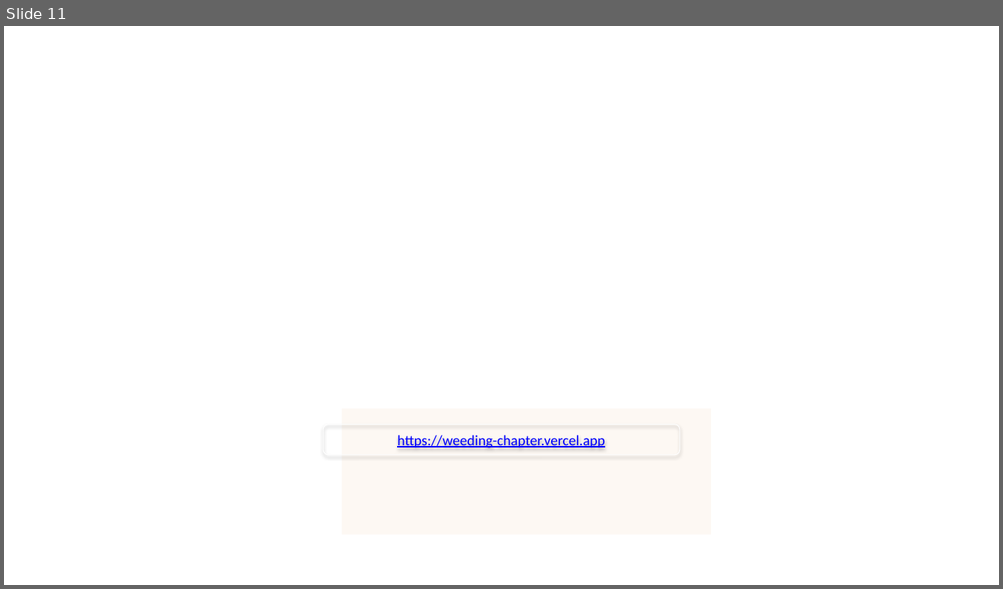
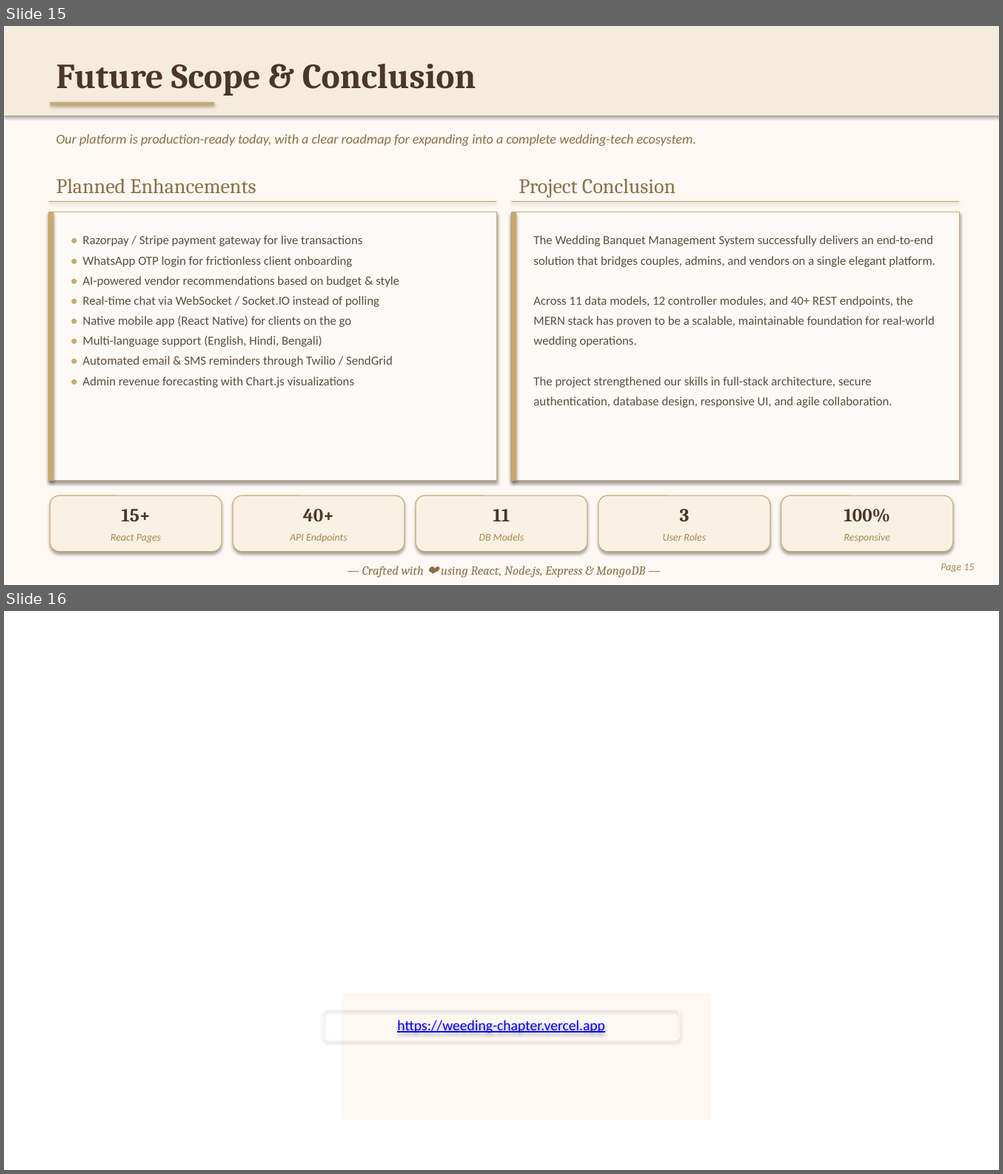
Before and after one commit to sagniksaha279/Weeding-Booking-Portal, a slide deck: presentation/Weeding-Chapter.pptx. Shown one above the other, each under a label of ours: slide 11 before the commit, slides 15 and 16 after it. The pictures are 1003x589 and 1003x1174 pixels, drawn with LibreOffice and Linux fonts; fonts in the diff are those of the drawing; background and template pictures are left out. Boxes give left, top, right and bottom in pixels: in the first picture for what was removed or moved away, otherwise in the second. Text is boxed around its words. In the diff, an @@ line names an element or a change of style, - is before the commit and + after.

```diff
--- a/presentation/Weeding-Chapter.pptx
+++ b/presentation/Weeding-Chapter.pptx
@@ slide 15 added at (4, 26, 999, 585), background #FFFFFF @@
@@ rectangle added at (4, 26, 999, 585), fill #FDF8F3 @@
@@ rectangle added at (4, 26, 999, 116), fill #F5ECDD @@
@@ text added at (56, 64, 476, 96), 34 pt, text #4A3728, bold @@
+Future Scope & Conclusion
@@ rectangle added at (51, 102, 214, 105), fill #C9A96E @@
@@ text added at (56, 134, 697, 146), 13 pt, text #8B6F47, italic @@
+Our platform is production-ready today, with a clear roadmap for expanding into a complete wedding-tech ecosystem.
@@ text added at (56, 178, 256, 194), 20 pt, text #8B6F47 @@
+Planned Enhancements
@@ text added at (518, 178, 675, 198), 20 pt, text #8B6F47 @@
+Project Conclusion
@@ rectangle added at (48, 201, 496, 202), fill #C9A96E @@
@@ rectangle added at (512, 201, 959, 202), fill #C9A96E @@
@@ rectangle added at (48, 212, 496, 481), fill #FDFBF7, outline #C9A96E 0.75 pt @@
@@ rectangle added at (48, 212, 54, 481), fill #C9A96E @@
@@ rectangle added at (512, 212, 959, 481), fill #FDFBF7, outline #C9A96E 0.75 pt @@
@@ rectangle added at (512, 212, 517, 481), fill #C9A96E @@
@@ text added at (82, 235, 399, 388), 12 pt, text #5C4D3E @@
+• Razorpay / Stripe payment gateway for live transactions
+• WhatsApp OTP login for frictionless client onboarding
+• AI-powered vendor recommendations based on budget & style
+• Real-time chat via WebSocket / Socket.IO instead of polling
+• Native mobile app (React Native) for clients on the go
+• Multi-language support (English, Hindi, Bengali)
+• Automated email & SMS reminders through Twilio / SendGrid
+• Admin revenue forecasting with Chart.js visualizations
@@ text added at (533, 235, 935, 408), 12 pt, text #5C4D3E @@
+The Wedding Banquet Management System successfully delivers an end-to-end solution that bridges couples, admins, and vendors on a single elegant platform.
+Across 11 data models, 12 controller modules, and 40+ REST endpoints, the MERN stack has proven to be a scalable, maintainable foundation for real-world wedding operations.
+The project strengthened our skills in full-stack architecture, secure authentication, database design, responsive UI, and agile collaboration.
@@ rounded rectangle added at (51, 496, 222, 552), fill #F9F1E3, outline #C9A96E 0.75 pt @@
@@ text added at (121, 509, 151, 522), 18 pt, text #4A3728, bold @@
+15+
@@ rounded rectangle added at (233, 496, 404, 552), fill #F9F1E3, outline #C9A96E 0.75 pt @@
@@ text added at (303, 509, 334, 522), 18 pt, text #4A3728, bold @@
+40+
@@ rounded rectangle added at (416, 496, 587, 552), fill #F9F1E3, outline #C9A96E 0.75 pt @@
@@ text added at (492, 509, 509, 522), 18 pt, text #4A3728, bold @@
+11
@@ rounded rectangle added at (599, 496, 770, 552), fill #F9F1E3, outline #C9A96E 0.75 pt @@
@@ text added at (680, 509, 689, 522), 18 pt, text #4A3728, bold @@
+3
@@ rounded rectangle added at (782, 496, 953, 552), fill #F9F1E3, outline #C9A96E 0.75 pt @@
@@ text added at (843, 509, 890, 523), 18 pt, text #4A3728, bold @@
+100%
@@ text added at (111, 534, 161, 543), 10 pt, text #A8894E, italic @@
+React Pages
@@ text added at (290, 534, 347, 543), 10 pt, text #A8894E, italic @@
+API Endpoints
@@ text added at (479, 534, 524, 541), 10 pt, text #A8894E, italic @@
+DB Models
@@ text added at (663, 534, 706, 541), 10 pt, text #A8894E, italic @@
+User Roles
@@ text added at (844, 534, 890, 543), 10 pt, text #A8894E, italic @@
+Responsive
@@ text added at (362, 566, 645, 578), 12 pt, text #8B6F47, italic @@
+— Crafted with ❤ using React, Node.js, Express & MongoDB —
@@ text added at (940, 564, 973, 573), 10 pt, text #A8894E, italic @@
+Page 15
@@ what was slide 11 is now slide 16 @@
```
Also in this commit, not shown: 7 other slides added, 3 slides removed, 1 other file.
